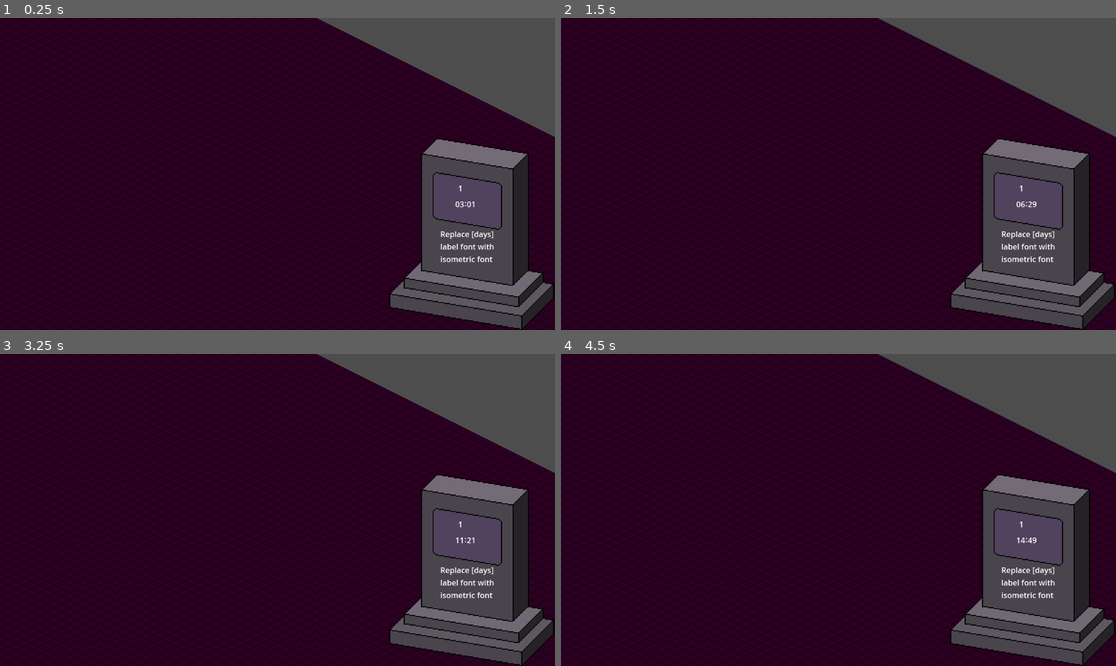
Above: before the commit, frames 1-4 (two rows, left to right).
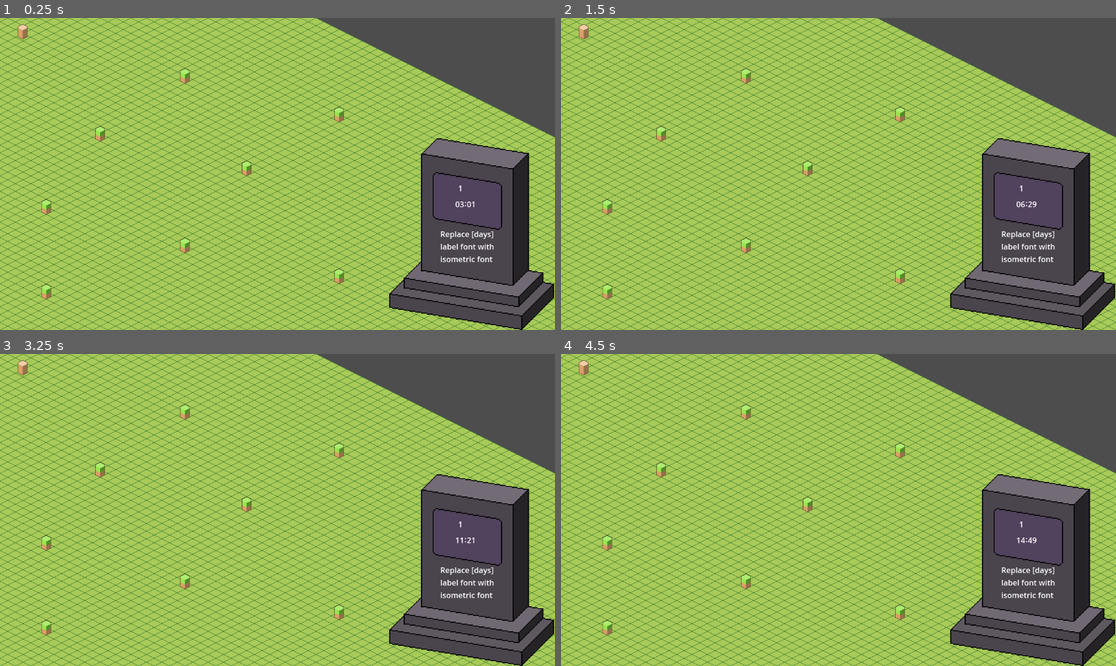
Above: after the commit, the same moments.

Repository: JontanKhuu/Ramen
Game: Godot game, scene res://World/world.tscn
Same seed, same stepped clock (60 frames per second), same inputs: the game is played once before the commit and once after it.
Inputs:
- Up to frame 1 (0.25 s): no input
- Up to frame 2 (1.5 s): tap Enter at 0.5 s; tap Space at 1.25 s
- Up to frame 3 (3.25 s): tap Enter at 2 s; tap Space at 2.75 s
- Up to frame 4 (4.5 s): tap Enter at 3.5 s; tap Space at 4.25 s

The runs differ from the first frame. In frame 1, 80% of the frame differs, in the area x 0-100%, y 0-100%; in frame 2, 80%; in frame 3, 80%; in frame 4, 80%.

Commit message:
basic assets for npc

Diff:
--- /dev/null
+++ b/NPC/npc.gd
@@ -0,0 +1,10 @@
+extends CharacterBody2D
+
+@export var speed := 100
+
+
+func _ready() -> void:
+	pass
+
+func _process(delta: float) -> void:
+	pass
--- /dev/null
+++ b/NPC/npc.tscn
@@ -0,0 +1,15 @@
+[gd_scene load_steps=4 format=3 uid="uid://dj3y6vnh3v28l"]
+
+[ext_resource type="Script" uid="uid://j0eg4xid27jn" path="res://NPC/npc.gd" id="1_056qb"]
+[ext_resource type="Texture2D" uid="uid://ed3wtbvhwcct" path="res://NPC/Assets/npc.png" id="1_asys0"]
+
+[sub_resource type="CapsuleShape2D" id="CapsuleShape2D_056qb"]
+
+[node name="NPC" type="CharacterBody2D"]
+script = ExtResource("1_056qb")
+
+[node name="Sprite2D" type="Sprite2D" parent="."]
+texture = ExtResource("1_asys0")
+
+[node name="CollisionShape2D" type="CollisionShape2D" parent="."]
+shape = SubResource("CapsuleShape2D_056qb")
--- a/TileMap/tile_map.tscn
+++ b/TileMap/tile_map.tscn
@@ -1,6 +1,7 @@
-[gd_scene load_steps=4 format=4 uid="uid://diuxg5omwl2tu"]
+[gd_scene load_steps=7 format=4 uid="uid://diuxg5omwl2tu"]
 
 [ext_resource type="Texture2D" uid="uid://cmun518ew75th" path="res://TileMap/Assets/tile.png" id="1_u7vds"]
+[ext_resource type="Texture2D" uid="uid://d3rrlxsid1oex" path="res://TileMap/Assets/Tree.png" id="2_ptdic"]
 
 [sub_resource type="TileSetAtlasSource" id="TileSetAtlasSource_ptdic"]
 texture = ExtResource("1_u7vds")
@@ -15,9 +16,26 @@
 tile_size = Vector2i(32, 16)
 sources/0 = SubResource("TileSetAtlasSource_ptdic")
 
-[node name="TileMap" type="Node2D"]
+[sub_resource type="TileSetAtlasSource" id="TileSetAtlasSource_i1uvu"]
+texture = ExtResource("2_ptdic")
+texture_region_size = Vector2i(32, 32)
+0:0/0 = 0
+0:0/0/texture_origin = Vector2i(0, -8)
+
+[sub_resource type="TileSet" id="TileSet_6c6d2"]
+tile_shape = 1
+tile_layout = 5
+tile_offset_axis = 1
+tile_size = Vector2i(32, 16)
+sources/0 = SubResource("TileSetAtlasSource_i1uvu")
+
+[node name="TileMap" type="Node2D" groups=["TILEMAP"]]
 y_sort_enabled = true
 
 [node name="Grass" type="TileMapLayer" parent="."]
 tile_map_data = PackedByteArray("AAAAAP//AAAAAAAAAAD/////AAAAAAAAAAABAP//AAAAAAAAAAACAAAAAAAAAAAAAAAAAAAAAAAAAAAAAAD+/w …(209872 unchanged characters)…
 tile_set = SubResource("TileSet_ita36")
+
+[node name="Tree" type="TileMapLayer" parent="."]
+tile_map_data = PackedByteArray("AAAiAAMAAAAAAAAAAAAlACAAAAAAAAAAAAA2AAsAAAAAAAAAAAAUAAgAAAAAAAAAAAAaABUAAAAAAAAAAAAhAPb/AAAAAAAAAAAoABEAAAAAAAAAAAASAPv/AAAAAAAAAAA=")
+tile_set = SubResource("TileSet_6c6d2")
--- a/World/world.tscn
+++ b/World/world.tscn
@@ -1,10 +1,11 @@
-[gd_scene load_steps=9 format=3 uid="uid://b7j3lm2yhyfp8"]
+[gd_scene load_steps=10 format=3 uid="uid://b7j3lm2yhyfp8"]
 
 [ext_resource type="Script" uid="uid://bpqpddcn0ivte" path="res://World/UI Assets/Calendar/Scripts/Calendar/directional_light_2d.gd" id="1_j8job"]
 [ext_resource type="Script" uid="uid://cc7l2f6hcr6ka" path="res://World/UI Assets/Calendar/Scripts/Calendar/time_system.gd" id="2_3f78f"]
 [ext_resource type="Script" uid="uid://cs3tjofpk4ng3" path="res://World/UI Assets/Calendar/Scripts/Calendar/date_time.gd" id="3_k8do8"]
 [ext_resource type="PackedScene" uid="uid://x0fj4b75fxgn" path="res://World/UI Assets/Calendar/Calendar.tscn" id="4_3f78f"]
 [ext_resource type="PackedScene" uid="uid://diuxg5omwl2tu" path="res://TileMap/tile_map.tscn" id="5_k8do8"]
+[ext_resource type="PackedScene" uid="uid://dj3y6vnh3v28l" path="res://NPC/npc.tscn" id="6_bkhv4"]
 
 [sub_resource type="Resource" id="Resource_bkhv4"]
 script = ExtResource("3_k8do8")
@@ -43,6 +44,7 @@
 [node name="Calendar" parent="CanvasLayer" instance=ExtResource("4_3f78f")]
 
 [node name="DirectionalLight2D" type="DirectionalLight2D" parent="." node_paths=PackedStringArray("time_system")]
+visible = false
 position = Vector2(576, 281)
 color = Color(0.140447, 0.140447, 0.140447, 1)
 blend_mode = 2
@@ -55,5 +57,8 @@
 
 [node name="TileMap" parent="." instance=ExtResource("5_k8do8")]
 
+[node name="NPC" parent="." instance=ExtResource("6_bkhv4")]
+position = Vector2(47, 31)
+
 [connection signal="updated" from="TimeSystem" to="CanvasLayer/Calendar" method="_on_time_system_updated"]
 [connection signal="updated" from="TimeSystem" to="DirectionalLight2D" method="update"]
--- a/project.godot
+++ b/project.godot
@@ -19,6 +19,10 @@
 
 enabled=PackedStringArray("res://addons/utility_ai/plugin.cfg")
 
+[global_group]
+
+TILEMAP=""
+
 [rendering]
 
 textures/canvas_textures/default_texture_filter=0
Binary file added: NPC/Assets/npc.png
Not shown, added: NPC/Assets/npc.png.import
Not shown, added: NPC/npc.gd.uid
Binary file added: TileMap/Assets/Tree.png
Not shown, added: TileMap/Assets/Tree.png.import
Binary file changed: TileMap/Assets/tile.png
